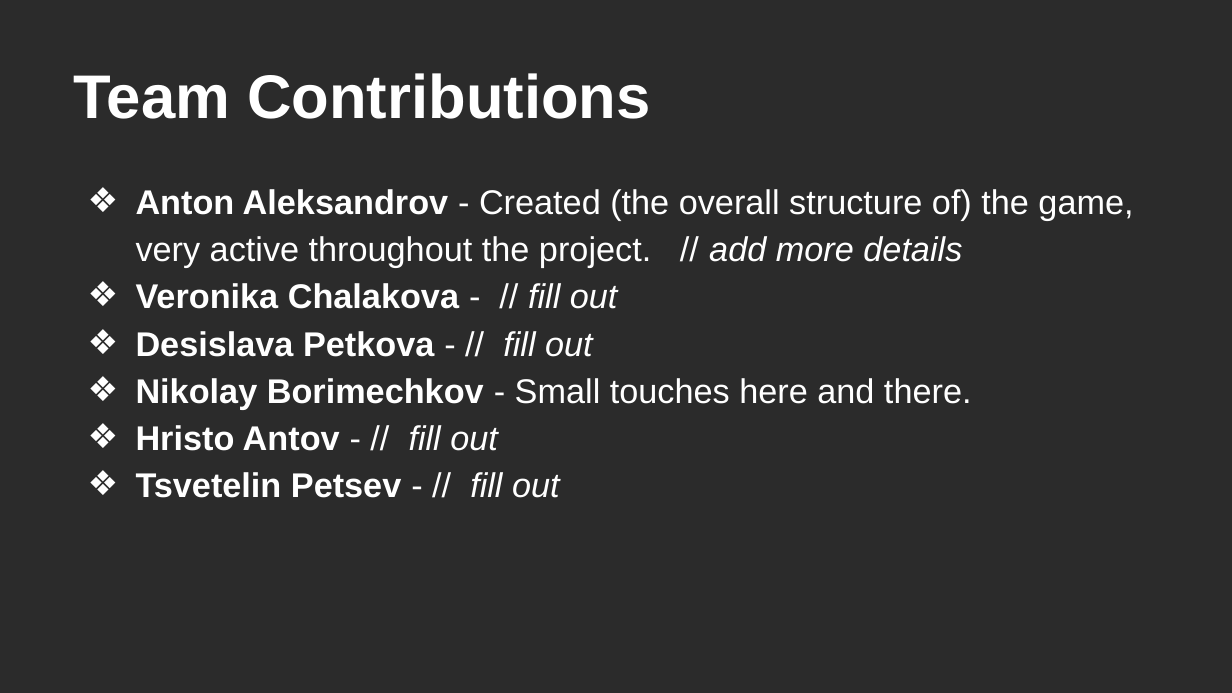
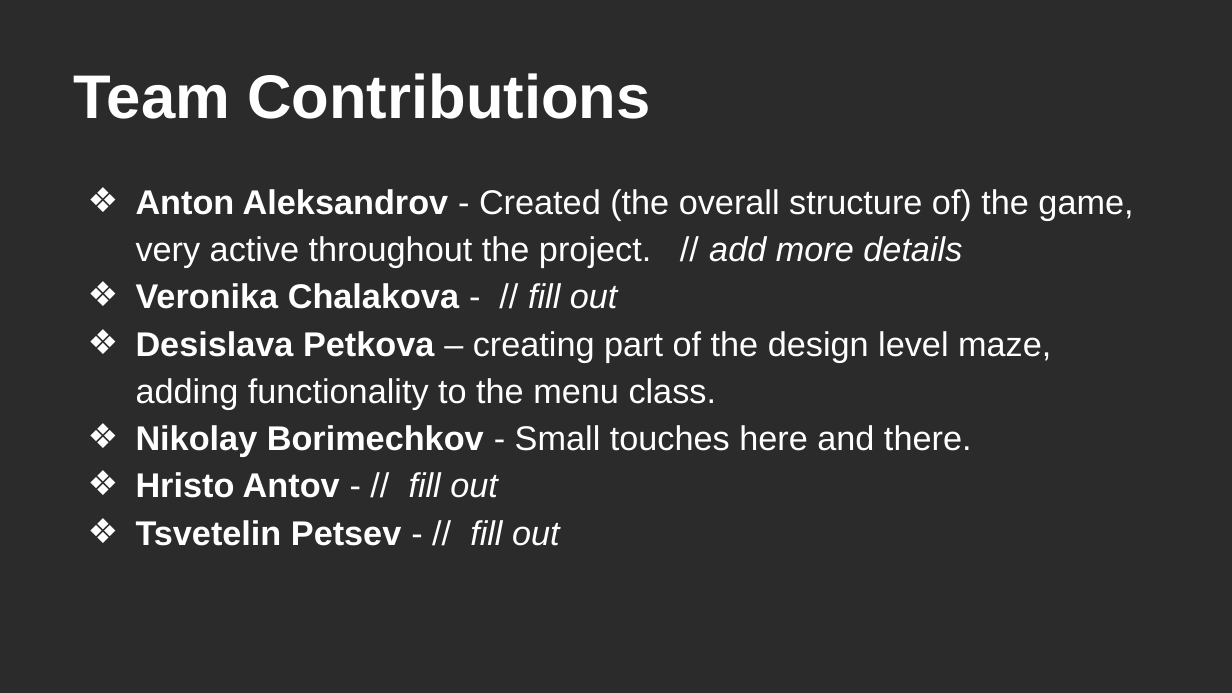
Before and after one commit to AntonAlexandrov/Maze-Game, a slide deck: slide 4 of Resources/For Public Defense/Golden Gate Maze Game Presentation.pptx. Drawn at 1232x693 pixels with LibreOffice and Linux fonts; fonts in the diff are those of the drawing; background and template pictures are left out; a plain dark background stands for a picture behind light text. Boxes give left, top, right and bottom in pixels: in the first picture for what was removed or moved away, otherwise in the second. Text is boxed around its words. In the diff, an @@ line names an element or a change of style, - is before the commit and + after.

Commit message:
adding my contribution

```diff
--- a/Resources/For Public Defense/Golden Gate Maze Game Presentation.pptx
+++ b/Resources/For Public Defense/Golden Gate Maze Game Presentation.pptx
@@ text at [136, 331, 1051, 409]: text changed; bold off @@
-❖ Desislava Petkova - // fill out
+❖ Desislava Petkova – creating part of the design level maze, adding functionality to the menu class.
```
Also in this commit, not shown: 1 other file.
